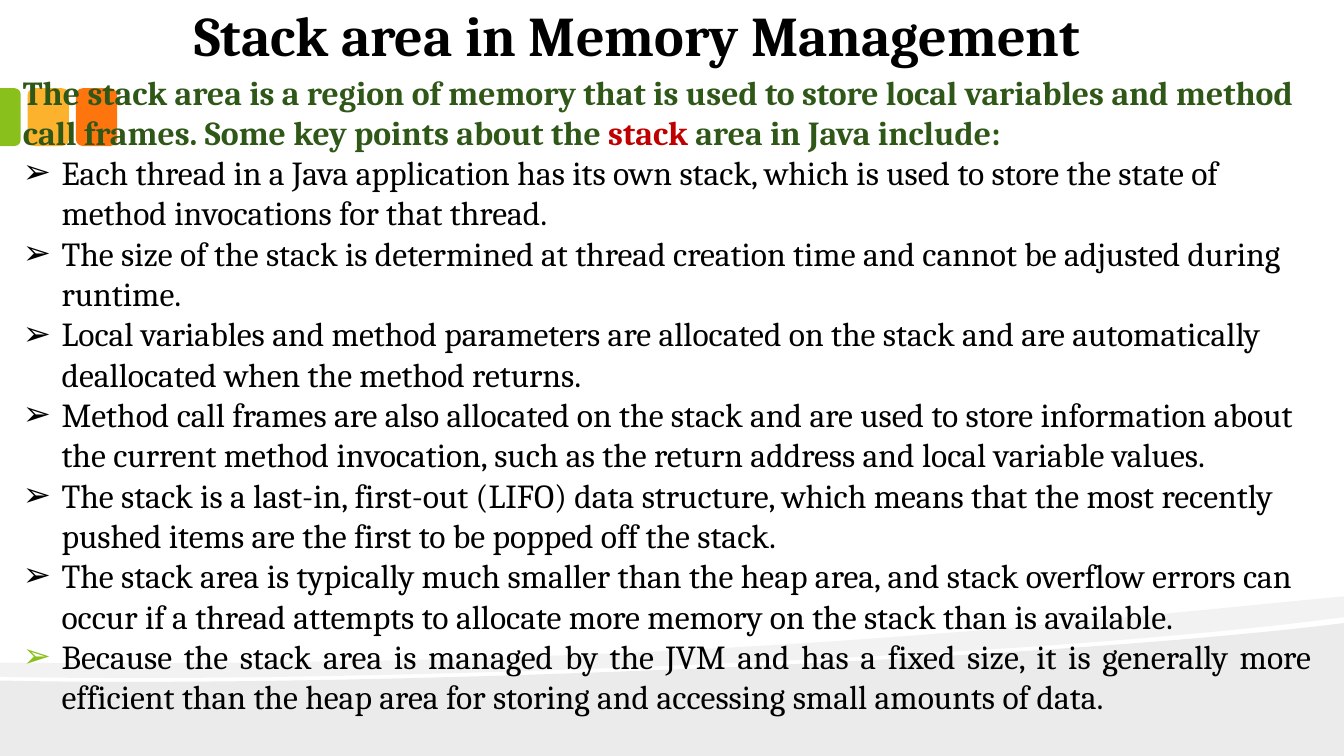
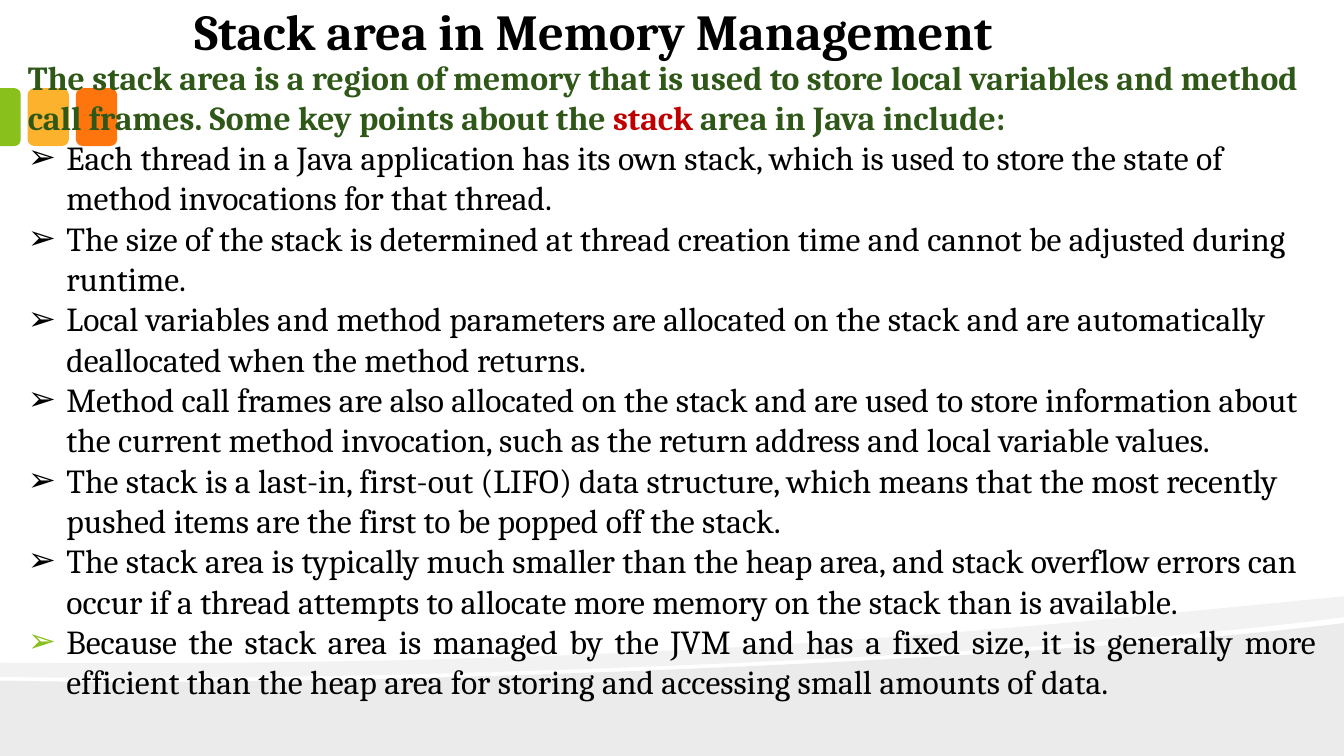
Before and after one commit to anirudhagaikwad/Java_Programming, a slide deck: slide 20 of Java_PPT/#1_Introduction_of_Java.pptx. Drawn at 1344x756 pixels with LibreOffice and Linux fonts; fonts in the diff are those of the drawing. Boxes give left, top, right and bottom in pixels: in the first picture for what was removed or moved away, otherwise in the second. Text is boxed around its words. In the diff, an @@ line names an element or a change of style, - is before the commit and + after.

```diff
--- a/Java_PPT/#1_Introduction_of_Java.pptx
+++ b/Java_PPT/#1_Introduction_of_Java.pptx
@@ text "Stack area in Memory Management" at box(194, 15, 993, 61): size 40 to 36 pt @@
@@ text "The stack area is a ...": place and size @@
-text "The stack area is a ..." at box(23, 74, 1311, 717)
+text "The stack area is a ..." at box(28, 59, 1316, 702)
```
Also in this commit, not shown: 4 other slides changed, 3 slides added, 3 slides removed, 16 other files.
